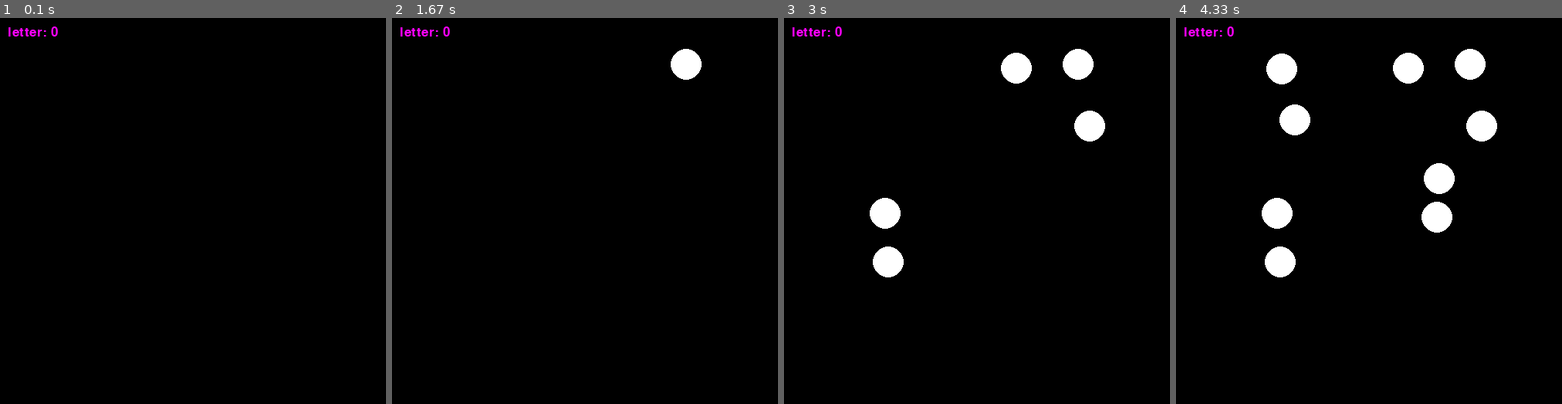
Above: before the commit, frames 1-4 (left to right).
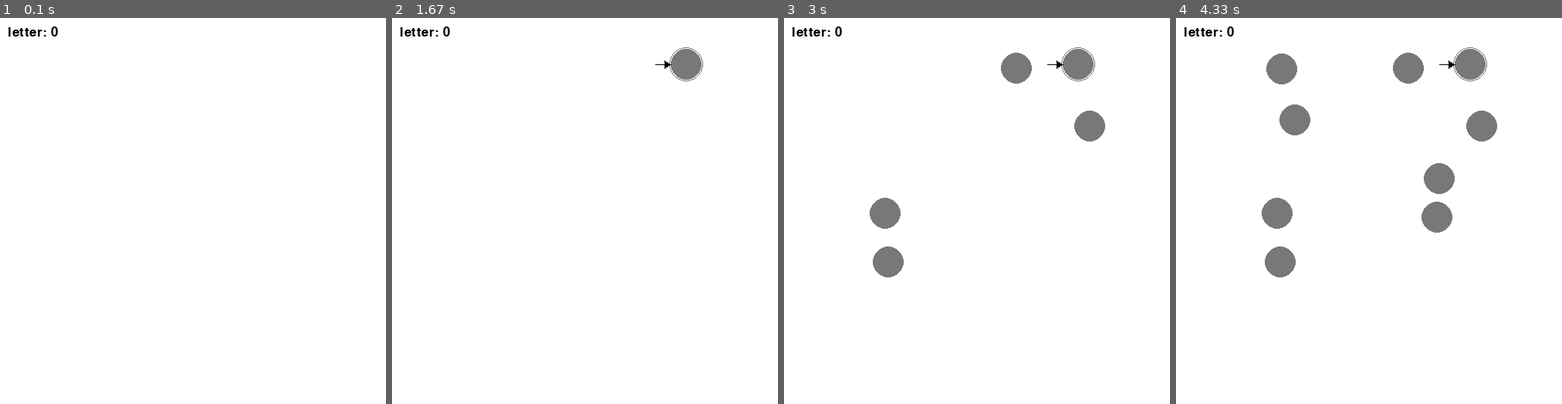
Above: after the commit, the same moments.

Repository: lukemcneil/dfa-game-pygame
Game: pygame game, started from main.py
Same seed, same stepped clock (60 frames per second), same inputs: the game is played once before the commit and once after it.
Inputs (mouse positions are in pixels of both pictures, inside the frame that each line leads up to):
- Up to frame 1 (0.1 s): no input
- Up to frame 2 (1.67 s): click (585, 211) at 0.38 s; tap S at 0.67 s; tap E at 1 s; press the mouse at (585, 211) at 1.37 s; move the mouse to (635, 137) at 1.47 s; release the mouse at (685, 64) at 1.6 s
- Up to frame 3 (3 s): click (888, 261) at 1.72 s; click (884, 214) at 2.05 s; click (1088, 126) at 2.38 s; click (1015, 68) at 2.72 s
- Up to frame 4 (4.33 s): click (1295, 118) at 3.05 s; click (1438, 180) at 3.38 s; click (1280, 68) at 3.72 s; click (1438, 218) at 4.05 s

The runs differ from the first frame. In frame 1, 100% of the frame differs, in the area x 0-100%, y 0-100%; in frame 2, 100%; in frame 3, 100%; in frame 4, 100%.

Commit message:
added start and end states

Diff:
--- a/dfa_types.py
+++ b/dfa_types.py
@@ -3,7 +3,9 @@
 		self.position : list[int] = position
 		self.selected : bool = False
 		self.edges : dict[str, State] = {}
+		self.is_accept_state : bool = False
 
 class DFA:
 	def __init__(self, states):
 		self.states : list[State] = states
+		self.start_state : "State | None" = None
--- a/draw_dfa.py
+++ b/draw_dfa.py
@@ -6,19 +6,28 @@
 
 RADIUS = 20
 LINE_WIDTH = 3
-CIRCLE_COLOR = [255,255,255]
+CIRCLE_COLOR = [120,120,120]
 SELECTED_CIRCLE_COLOR = [255,0,0]
-LINE_COLOR = [255,0,255]
-BACKGROUND_COLOR = [0, 0, 0]
-ARROW_HEIGHT = 10
-ARROW_WIDTH = 10
+LINE_COLOR = [0,0,0]
+BACKGROUND_COLOR = [255, 255, 255]
+ARROW_HEIGHT = 5
+ARROW_WIDTH = 8
 POINTING_BACK_SHIFT = 10
 FONT = pygame.font.SysFont("", 25)
 
-def drawStates(canvas, dfa):
+def drawStates(canvas, dfa : DFA):
 	for state in dfa.states:
 		color = CIRCLE_COLOR if not state.selected else SELECTED_CIRCLE_COLOR
 		pygame.draw.circle(canvas, color, state.position, RADIUS)
+		if state.is_accept_state:
+			pygame.draw.circle(canvas, color, state.position, RADIUS+2, 1)
+		if state == dfa.start_state:
+			pygame.draw.line(canvas, LINE_COLOR, (state.position[0] - 2*RADIUS, state.position[1]), (state.position[0] - RADIUS, state.position[1]), width=1)
+			point1 = (state.position[0] - RADIUS, state.position[1])
+			point2 = translatePoint(translatePoint(point1, math.pi/2, ARROW_HEIGHT), 0, ARROW_WIDTH)
+			point3 = translatePoint(translatePoint(point1, -math.pi/2, ARROW_HEIGHT), 0, ARROW_WIDTH)
+			pygame.draw.polygon(canvas, LINE_COLOR, ((point1), (point2), (point3)))
+
 
 def translatePoint(point, angle, distance):
 	return [point[0] - (distance * math.cos(angle)), point[1] + (distance * math.sin(angle))]
--- a/main.py
+++ b/main.py
@@ -80,6 +80,13 @@
 				selected_letter = "0"
 			elif event.key == pygame.K_1:
 				selected_letter = "1"
+			elif event.key == pygame.K_e:
+				circle_at_pos = getCircleAtPosition(pygame.mouse.get_pos())
+				if circle_at_pos:
+					circle_at_pos.is_accept_state = not circle_at_pos.is_accept_state
+			elif event.key == pygame.K_s:
+				dfa.start_state = getCircleAtPosition(pygame.mouse.get_pos())
+
 	drawDFA(canvas, dfa, selected_letter)
 
 	pygame.display.update()
